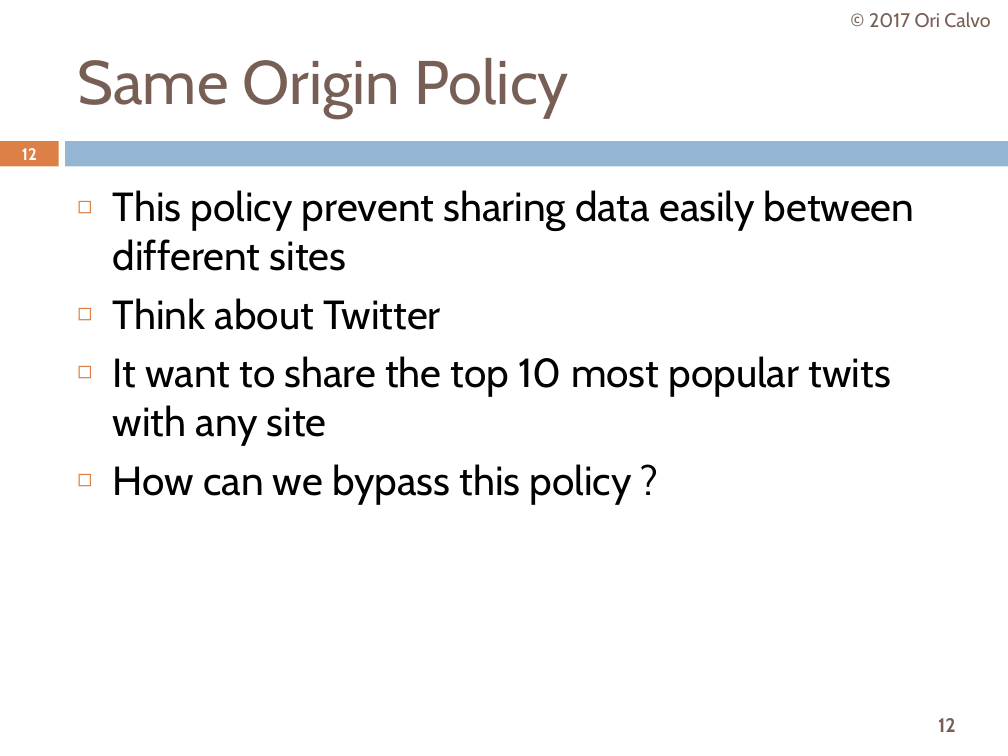
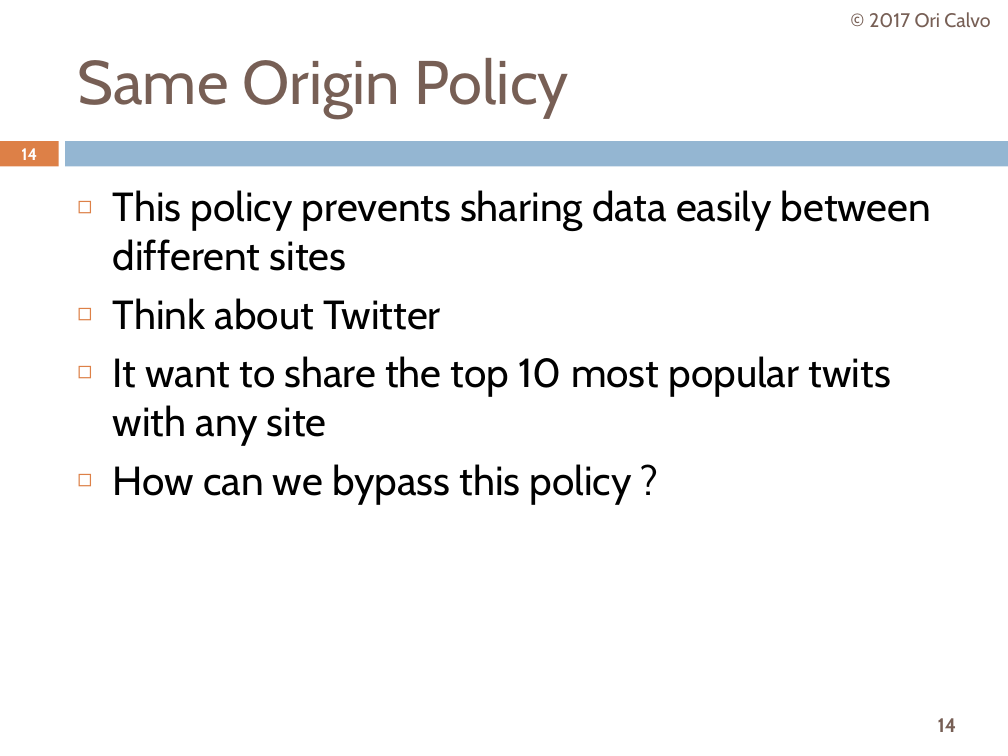
Before and after one commit to oricalvo/course-zap-2017-07, a slide deck: slide 14 of PPTs/02 CSRF & Friends.pptx (slide 12 before the commit). Drawn at 1008x756 pixels with LibreOffice and Linux fonts; fonts in the diff are those of the drawing; background and template pictures are left out. Boxes give left, top, right and bottom in pixels: in the first picture for what was removed or moved away, otherwise in the second. Text is boxed around its words. In the diff, an @@ line names an element or a change of style, - is before the commit and + after.

```diff
--- a/PPTs/02 CSRF & Friends.pptx
+++ b/PPTs/02 CSRF & Friends.pptx
@@ page number at (21, 148, 37, 160): text changed @@
-12
+14
@@ text at (113, 190, 932, 271): text changed @@
-◻ This policy prevent sharing data easily between different sites
+◻ This policy prevents sharing data easily between different sites
@@ page number at (938, 718, 957, 732): text changed @@
-12
+14
```
Also in this commit, not shown: 4 other slides changed, 2 slides added, 44 other files.
